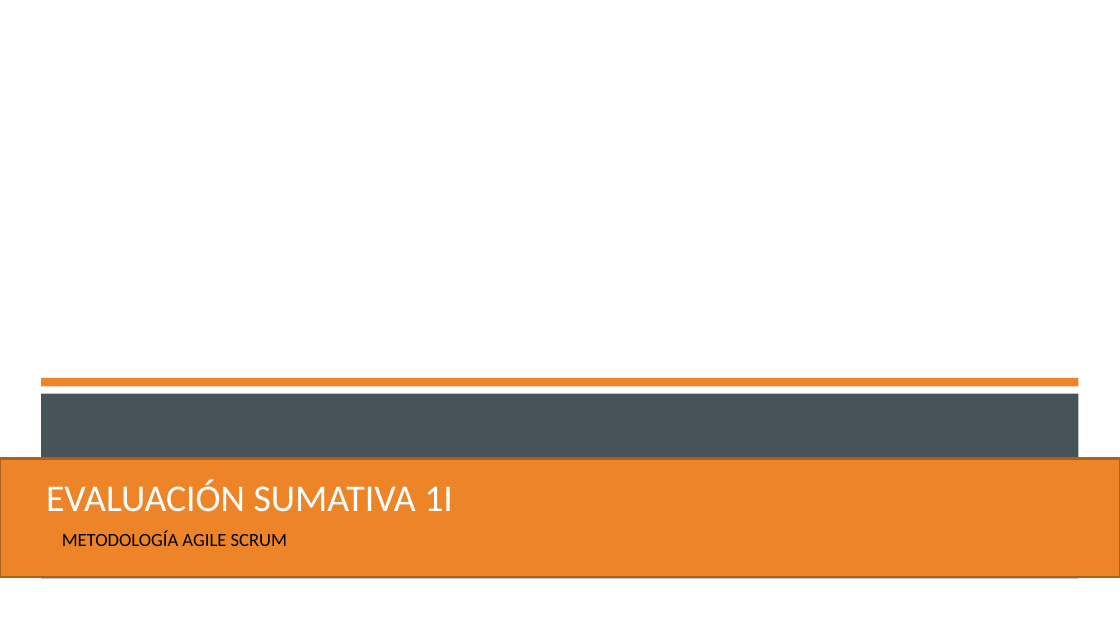
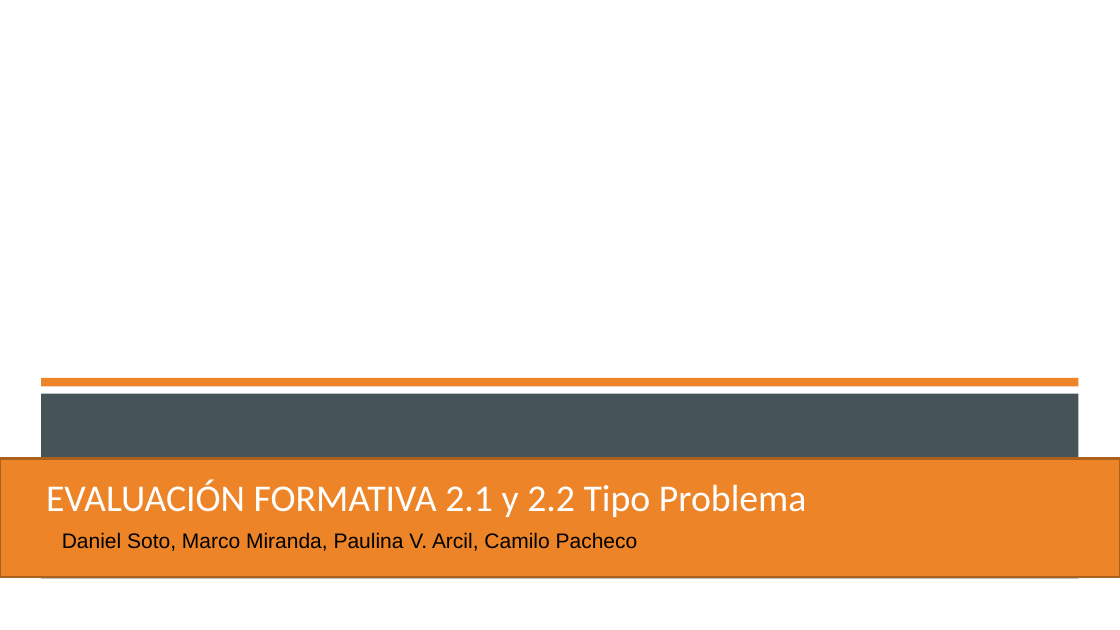
Before and after one commit to DanSotoC/actividad_crud, a slide deck: slide 1 of Actividad Formativa.pptx. Drawn at 1120x630 pixels with LibreOffice and Linux fonts; fonts in the diff are those of the drawing; background and template pictures are left out. Boxes give left, top, right and bottom in pixels: in the first picture for what was removed or moved away, otherwise in the second. Text is boxed around its words. In the diff, an @@ line names an element or a change of style, - is before the commit and + after.

```diff
--- a/Actividad Formativa.pptx
+++ b/Actividad Formativa.pptx
@@ title at [46,479,807,517]: text changed @@
-EVALUACIÓN SUMATIVA 1I
+EVALUACIÓN FORMATIVA 2.1 y 2.2 Tipo Problema
@@ subtitle at [62,532,638,551]: text changed; size 16 to 18 pt; font Calibri to Arial @@
-METODOLOGÍA AGILE SCRUM
+Daniel Soto, Marco Miranda, Paulina V. Arcil, Camilo Pacheco
```
Also in this commit, not shown: 3 other slides changed, 3 slides added, 1 slide removed.
